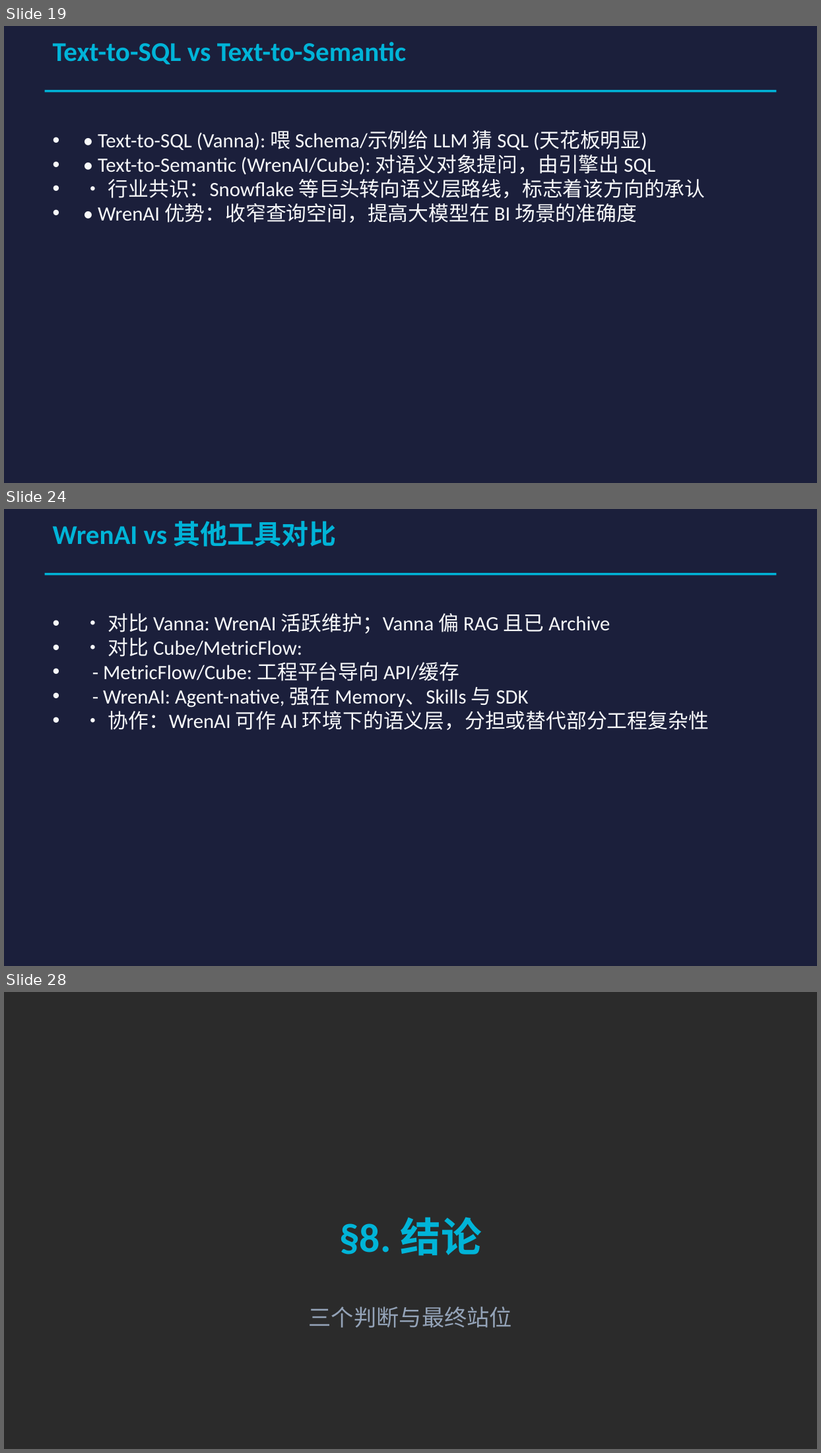
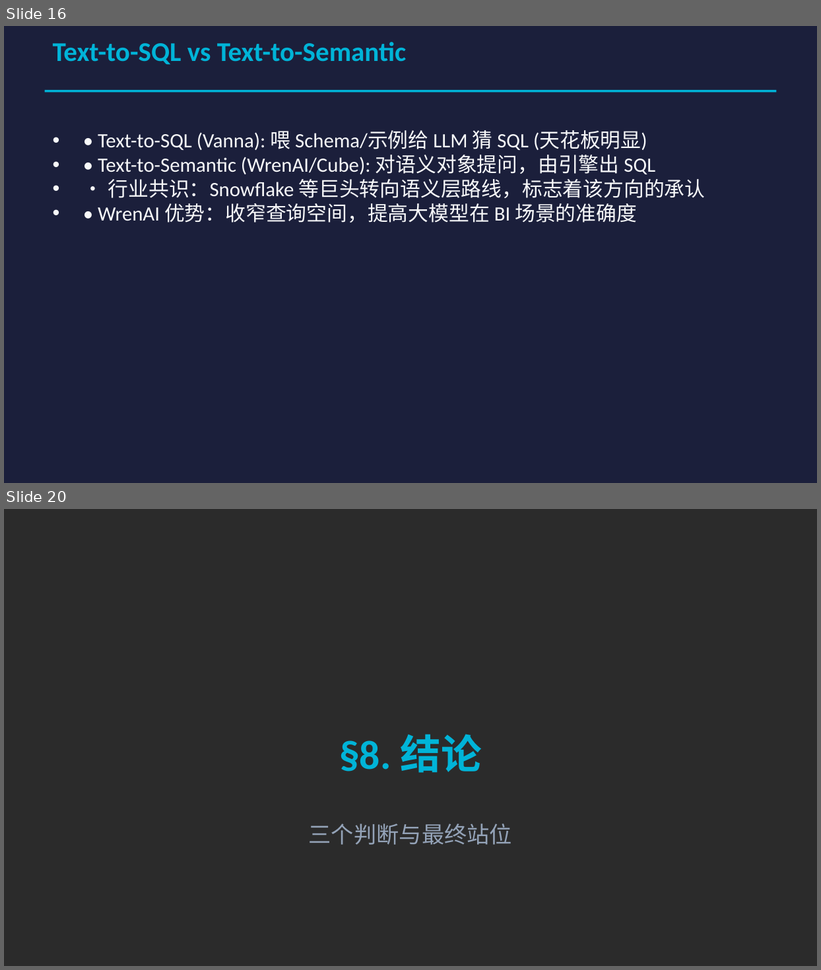
Before and after one commit to sunmoonlion/WrenAI, a slide deck: BI-agent研究.pptx. Shown one above the other, each under a label of ours: slides 19, 24 and 28 before the commit, slides 16 and 20 after it; the slides between them are not shown. The pictures are 821x1453 and 821x970 pixels, drawn with LibreOffice and Linux fonts; fonts in the diff are those of the drawing; background and template pictures are left out; a plain dark background stands for a picture behind light text. Boxes give left, top, right and bottom in pixels: in the first picture for what was removed or moved away, otherwise in the second. Text is boxed around its words. In the diff, an @@ line names an element or a change of style, - is before the commit and + after.

```diff
--- a/BI-agent研究.pptx
+++ b/BI-agent研究.pptx
@@ slide 24 removed at bbox=[4, 509, 817, 966], background #1B1F3B @@
@@ text removed at bbox=[53, 521, 336, 547] @@
-WrenAI vs 其他工具对比
@@ line removed from (45, 574) to (776, 574) @@
@@ text removed at bbox=[103, 613, 709, 730] @@
-• • 对比 Vanna: WrenAI 活跃维护；Vanna 偏 RAG 且已 Archive
-• • 对比 Cube/MetricFlow:
-• - MetricFlow/Cube: 工程平台导向 API/缓存
-• - WrenAI: Agent-native, 强在 Memory、Skills 与 SDK
-• • 协作：WrenAI 可作 AI 环境下的语义层，分担或替代部分工程复杂性
@@ what was slide 19 is now slide 16 @@
@@ what was slide 28 is now slide 20 @@
```
Also in this commit, not shown: 8 slides changed, 9 other slides removed.
